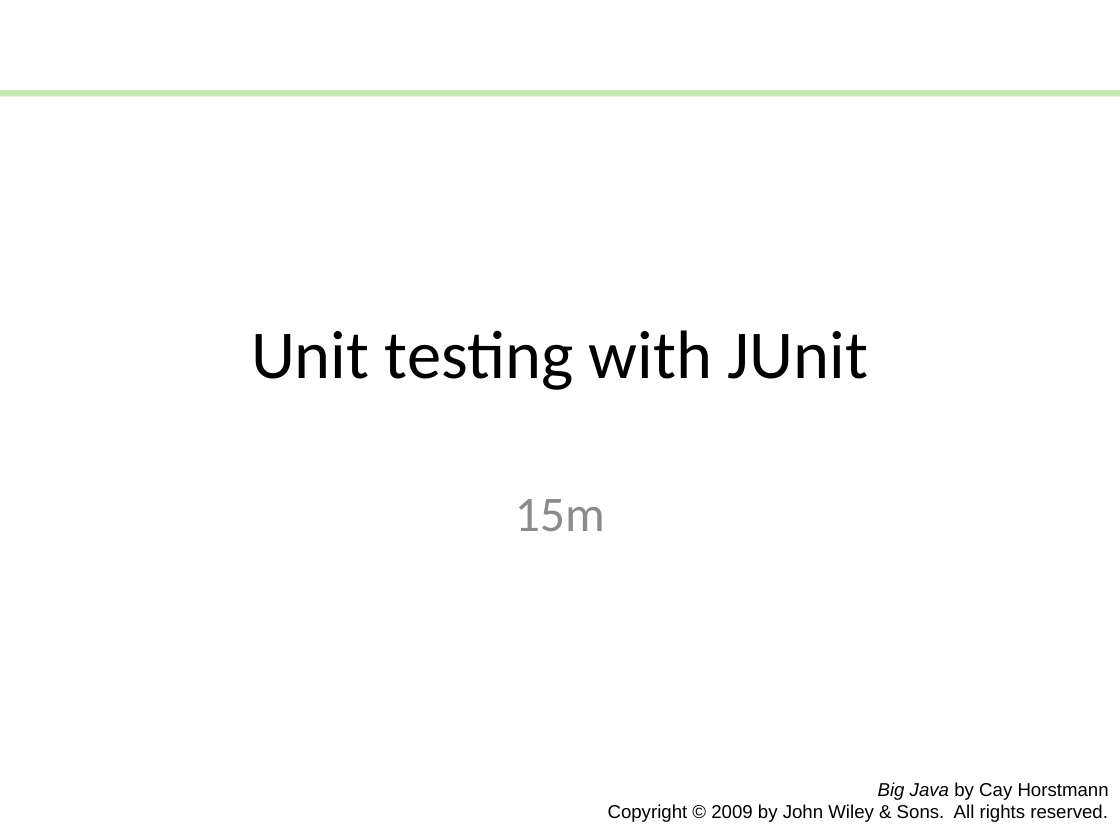
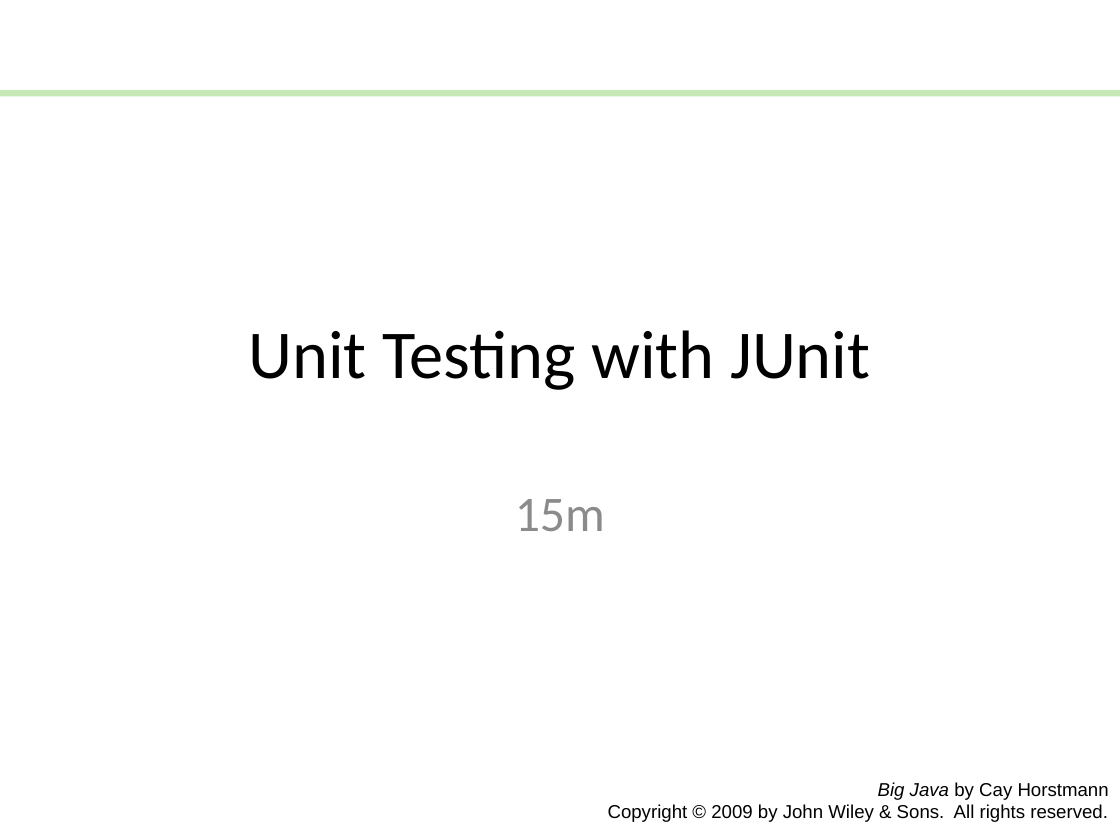
Before and after one commit to Apo45ty/ICOM4015LABS, a slide deck: slide 6 of Laboratory_02/presentation.pptx. Drawn at 1120x840 pixels with LibreOffice and Linux fonts; fonts in the diff are those of the drawing. Boxes give left, top, right and bottom in pixels: in the first picture for what was removed or moved away, otherwise in the second. Text is boxed around its words. In the diff, an @@ line names an element or a change of style, - is before the commit and + after.

```diff
--- a/Laboratory_02/presentation.pptx
+++ b/Laboratory_02/presentation.pptx
@@ title at (249,330,870,390): text changed @@
-Unit testing with JUnit
+Unit Testing with JUnit
```
Also in this commit, not shown: 1 other slide changed, 1 slide added, 12 other files.
